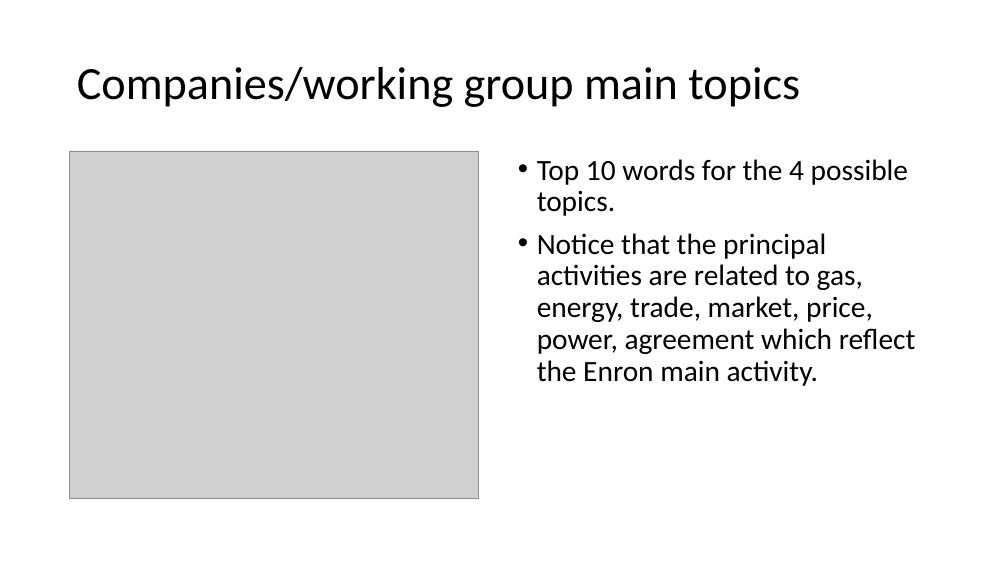
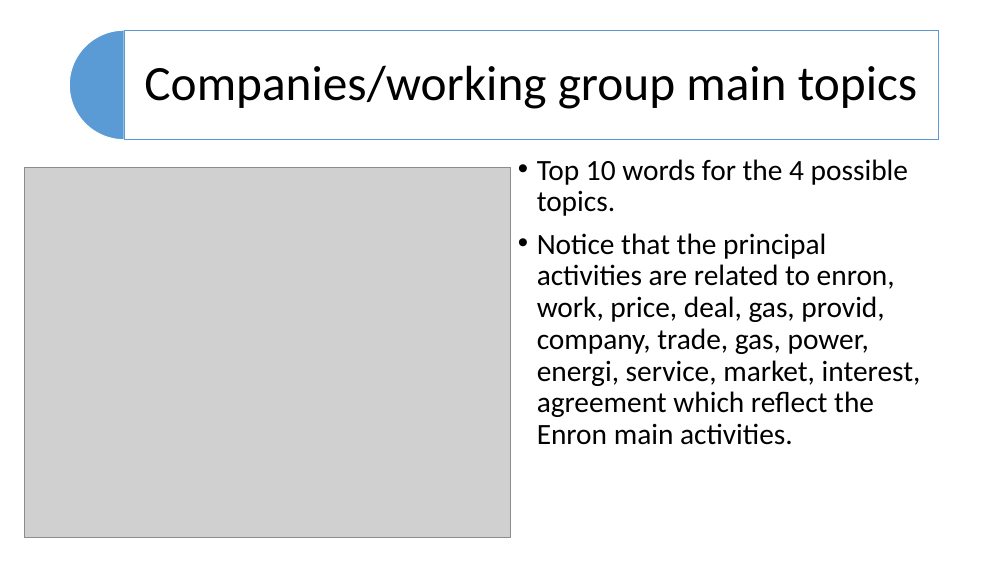
Before and after one commit to dbancea/enron-email-analyses, a slide deck: slide 7 of enron_email_analyses.pptx. Drawn at 1008x567 pixels with LibreOffice and Linux fonts; fonts in the diff are those of the drawing; grey boxes stand for pictures. Boxes give left, top, right and bottom in pixels: in the first picture for what was removed or moved away, otherwise in the second. Text is boxed around its words. In the diff, an @@ line names an element or a change of style, - is before the commit and + after.

```diff
--- a/enron_email_analyses.pptx
+++ b/enron_email_analyses.pptx
@@ pie slice (boxed as its full ellipse) added at <box>70,30,179,140</box>, fill #5B9BD5, outline #FFFFFF 1 pt @@
@@ text "Companies/working group main topics": place and size @@
-text "Companies/working group main topics" at <box>77,67,800,107</box>
+text "Companies/working group main topics" at <box>144,65,917,109</box>
@@ text "Companies/working group main topics" at <box>144,65,917,109</box>: size 44 to 47 pt; alignment left to centre; more space between paragraphs @@
@@ rectangle added at <box>124,30,939,140</box>, fill #FFFFFF at 90% opacity, outline #5B9BD5 1 pt @@
@@ picture: place and size @@
-picture at <box>70,151,479,499</box>
+picture at <box>24,167,510,537</box>
@@ text at <box>537,233,921,445</box>: text changed @@
-• Notice that the principal activities are related to gas, energy, trade, market, price, power, agreement which reflect the Enron main activity.
+• Notice that the principal activities are related to enron, work, price, deal, gas, provid, company, trade, gas, power, energi, service, market, interest, agreement which reflect the Enron main activities.
```
Also in this commit, not shown: 7 other slides changed, 4 other files.
